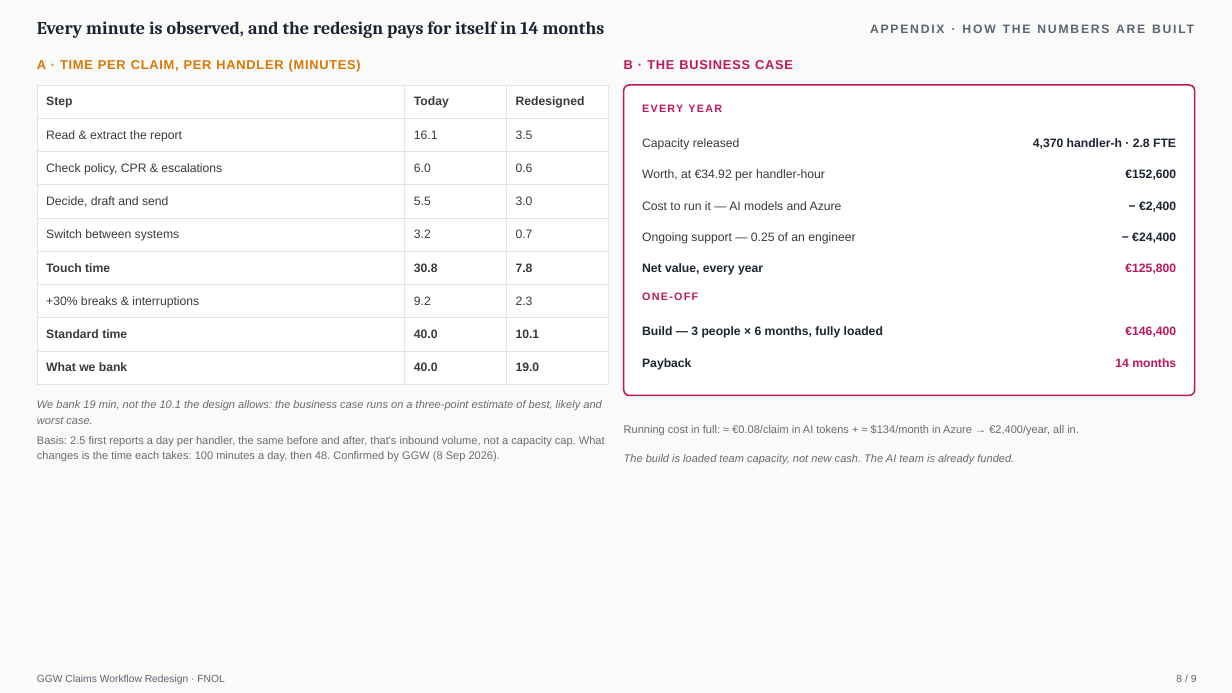
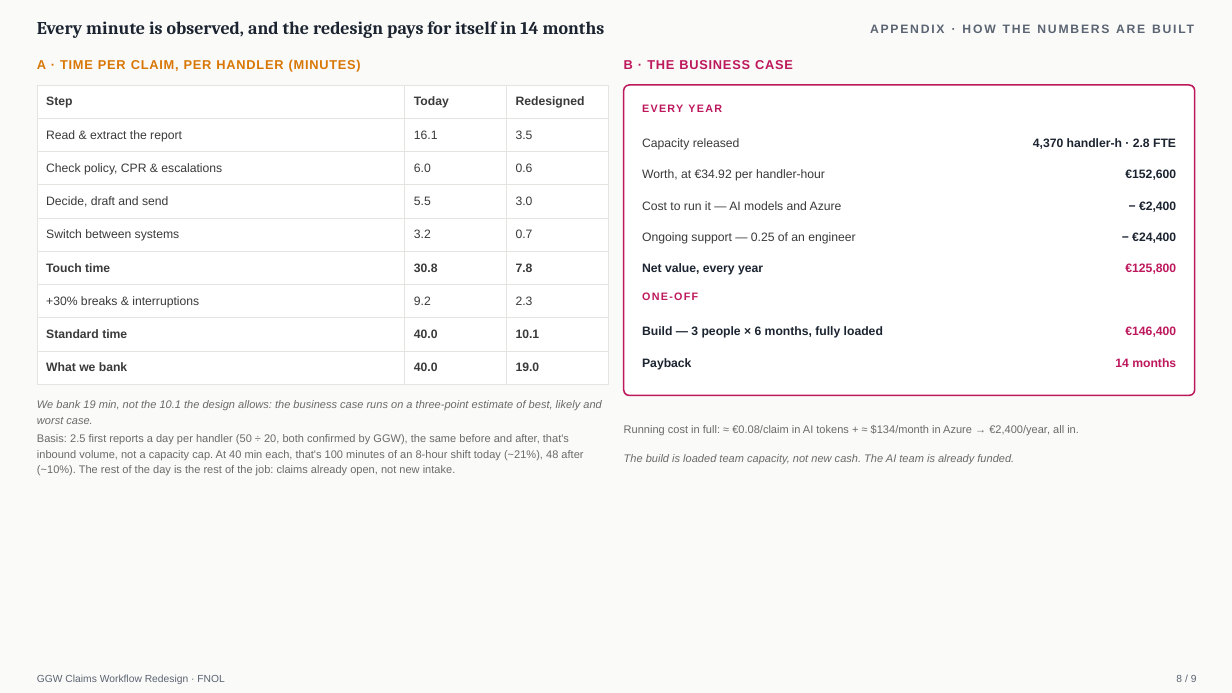
Before and after one commit to utkarshkingh/ggw_casestudy, a slide deck: slide 8 of case-study/deck/GGW_FNOL_Redesign.pptx. Drawn at 1232x693 pixels with LibreOffice and Linux fonts; fonts in the diff are those of the drawing. Boxes give left, top, right and bottom in pixels: in the first picture for what was removed or moved away, otherwise in the second. Text is boxed around its words. In the diff, an @@ line names an element or a change of style, - is before the commit and + after.

```diff
--- a/case-study/deck/GGW_FNOL_Redesign.pptx
+++ b/case-study/deck/GGW_FNOL_Redesign.pptx
@@ text at [37,434,583,475]: text changed @@
-Basis: 2.5 first reports a day per handler, the same before and after, that's inbound volume, not a capacity cap. What changes is the time each takes: 100 minutes a day, then 48. Confirmed by GGW (8 Sep 2026).
+Basis: 2.5 first reports a day per handler (50 ÷ 20, both confirmed by GGW), the same before and after, that's inbound volume, not a capacity cap. At 40 min each, that's 100 minutes of an 8-hour shift today (~21%), 48 after (~10%). The rest of the day is the rest of the job: claims already open, not new intake.
```
Also in this commit, not shown: 2 other files.
